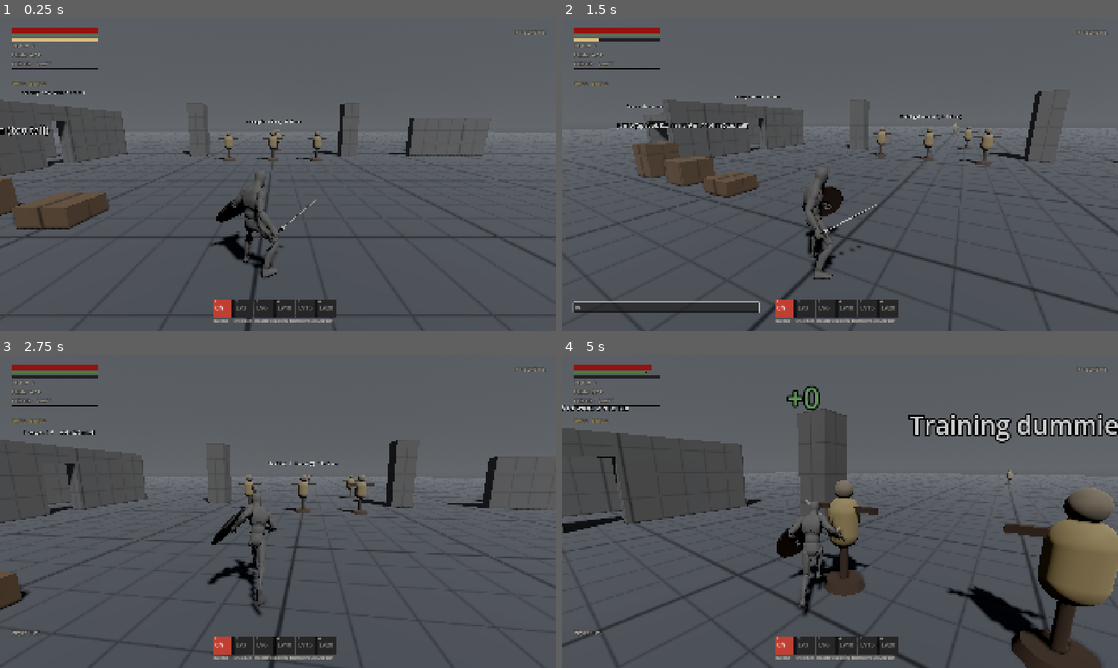
Above: before the commit, frames 1-4 (two rows, left to right).
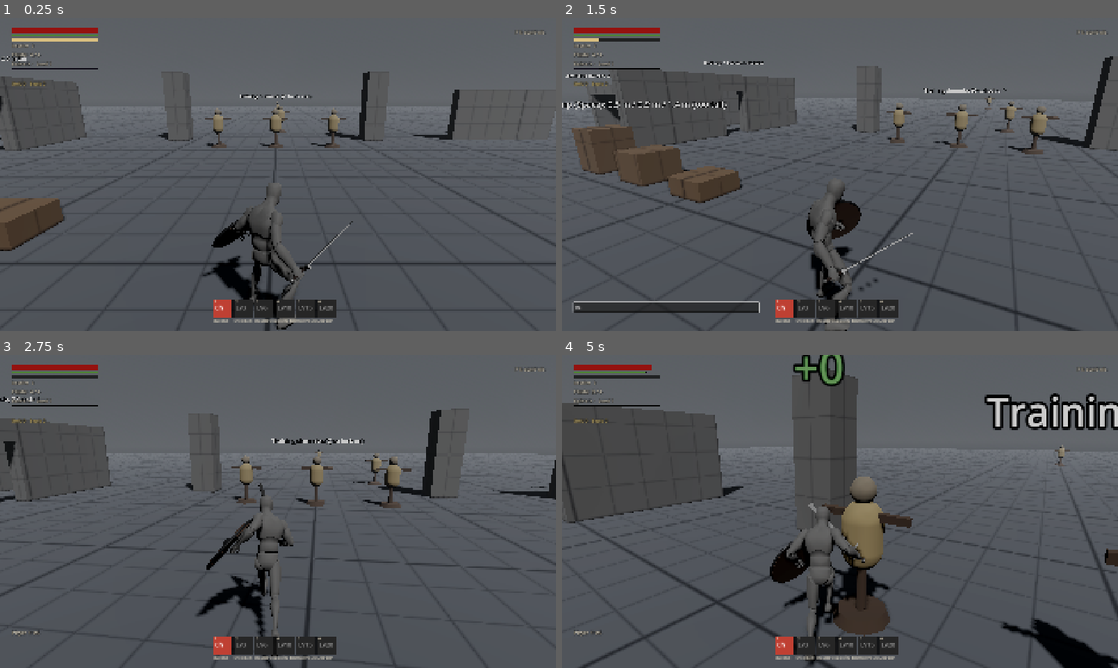
Above: after the commit, the same moments.

Repository: doctorspence/Kingdom
Game: Godot game, scene res://levels/sandbox/movement_test.tscn
The game is run twice, just before and just after one commit, with the same random seed, the same clock (stepped at 60 frames per second) and the same inputs. This scene is started directly instead of the project's main scene.
Inputs (mouse positions are in pixels of both pictures, inside the frame that each line leads up to):
- Up to frame 1 (0.25 s): no input
- Up to frame 2 (1.5 s): tap Enter (chat) at 0.5 s; move the mouse to (867, 174) at 0.52 s; hold W (move_forward) from 0.53 s (still down); tap 5 (ability_5) at 0.6 s; click (867, 174) at 0.67 s; tap Space (jump) at 0.77 s; move the mouse to (812, 174) at 1.27 s; right-click (812, 174) at 1.35 s
- Up to frame 3 (2.75 s): keep holding W (move_forward); tap Space (jump) at 1.52 s; move the mouse to (289, 505) at 2.02 s; hold Enter (chat) from 2.03 s (still down)
- Up to frame 4 (5 s): keep holding W (move_forward); move the mouse to (834, 517) at 2.77 s; release Enter (chat) at 2.78 s; tap Shift (dodge_sprint) at 2.85 s; click (834, 517) at 2.92 s; tap Space (jump) at 3.02, 3.77, 4.52 s; move the mouse to (878, 514) at 3.52 s; hold R (flask) 3.53-4.28 s; move the mouse to (795, 508) at 4.27 s; tap Middle mouse button (heavy_attack) at 4.35 s

The runs differ from the first frame. In frame 1, 11% of the frame differs, in the area x 0-100%, y 12-100%; in frame 2, 14%; in frame 3, 11%; in frame 4, 24%, in the area x 0-100%, y 0-100%.

Commit message:
Camera closer and lower-FOV, Dark Souls style (3.0 m, FOV 58, higher pivot)
Co-Authored-By: Claude Sonnet 5.5 <noreply@anthropic.com>

Diff:
--- a/game/player/player.tscn
+++ b/game/player/player.tscn
@@ -85,14 +85,14 @@
 script = ExtResource("5_camera")
 
 [node name="SpringArm3D" type="SpringArm3D" parent="CameraRig"]
-position = Vector3(0.35, 0, 0)
+position = Vector3(0.12, 0, 0)
 collision_mask = 1
 shape = SubResource("Shape_camera")
-spring_length = 3.4
+spring_length = 3.0
 margin = 0.05
 
 [node name="Camera3D" type="Camera3D" parent="CameraRig/SpringArm3D"]
-fov = 70.0
+fov = 58.0
 far = 600.0
 
 [node name="Sync" type="MultiplayerSynchronizer" parent="."]
--- a/game/player/player_camera.gd
+++ b/game/player/player_camera.gd
@@ -13,7 +13,7 @@
 @export var pitch_min_deg := -65.0
 @export var pitch_max_deg := 50.0
 ## Height of the point the camera orbits around (about shoulder height).
-@export var pivot_height := 1.55
+@export var pivot_height := 1.7
 ## How tightly the camera follows you sideways / up and down (higher = tighter).
 @export var follow_sharpness := 14.0
 @export var vertical_sharpness := 8.0
@@ -21,7 +21,7 @@
 @export var lock_turn_sharpness := 9.0
 
 var yaw := 0.0
-var pitch := deg_to_rad(-12.0)
+var pitch := deg_to_rad(-15.0)
 var follow: Node3D
 var targeting: Targeting
 
